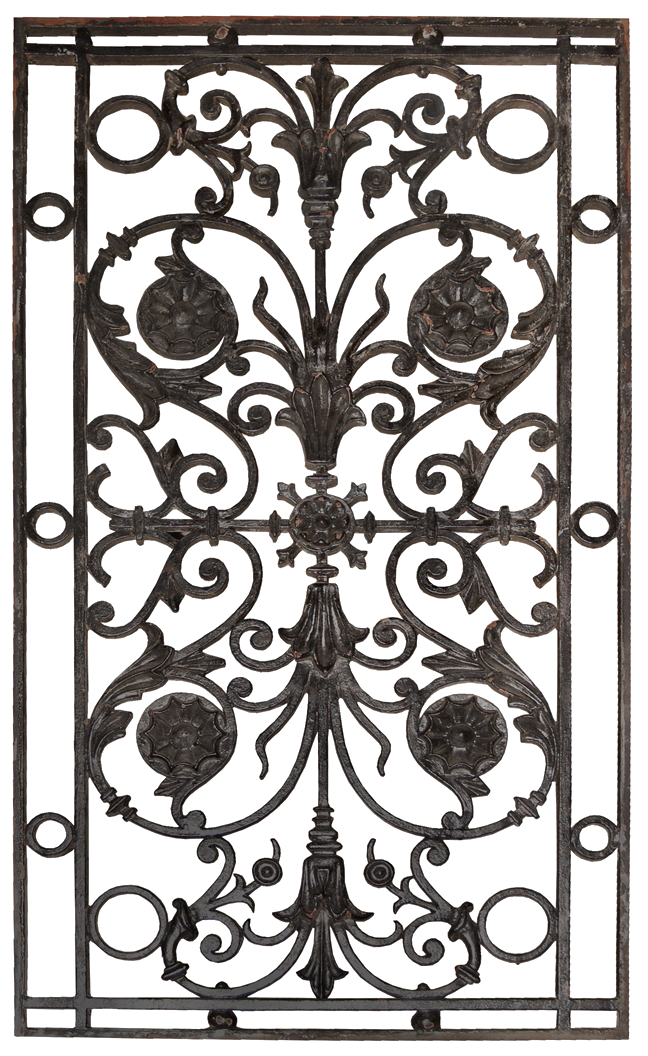
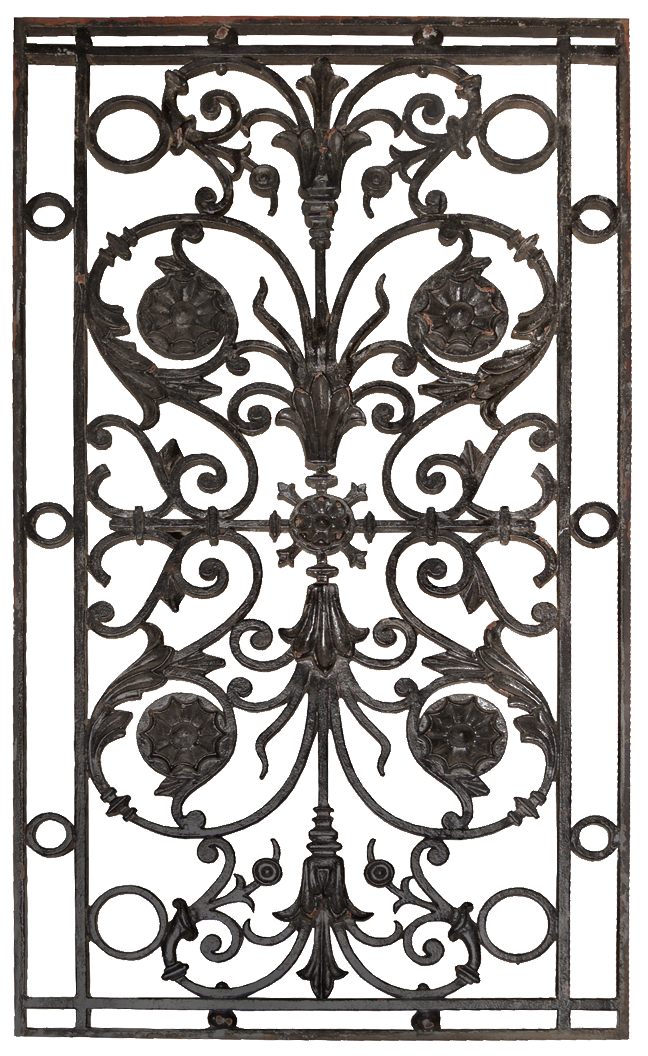
Layered file, before and after one edit (648x1056). Changes by layer:
painted on "Layer 1" over [12,15,632,1041]
